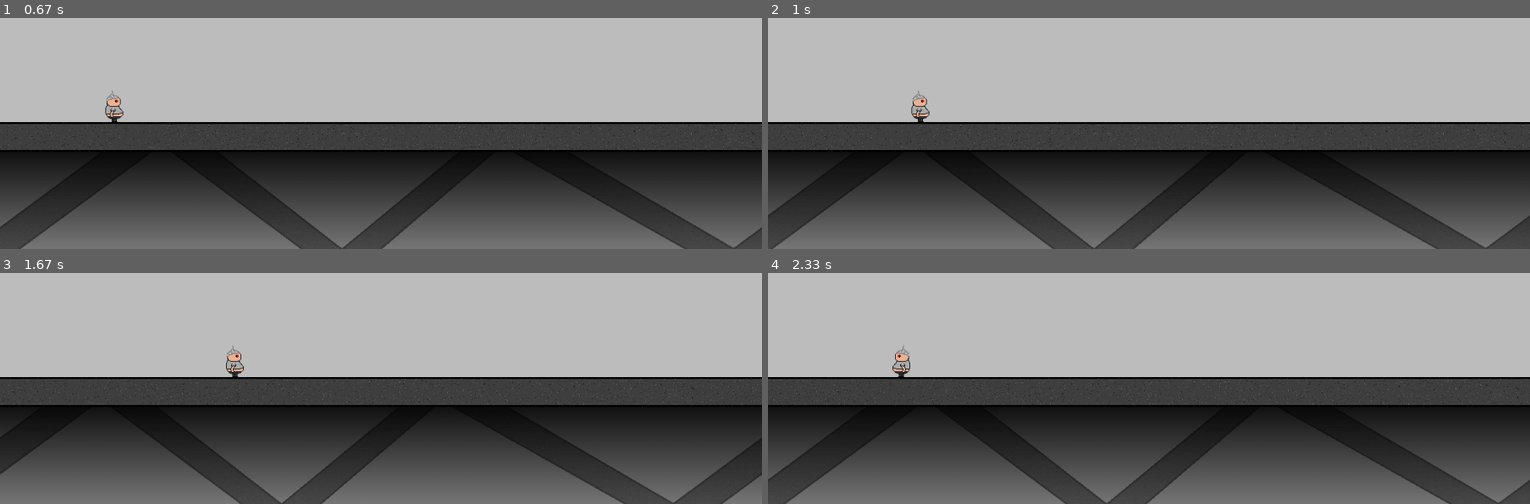
Above: before the commit, frames 1-4 (two rows, left to right).
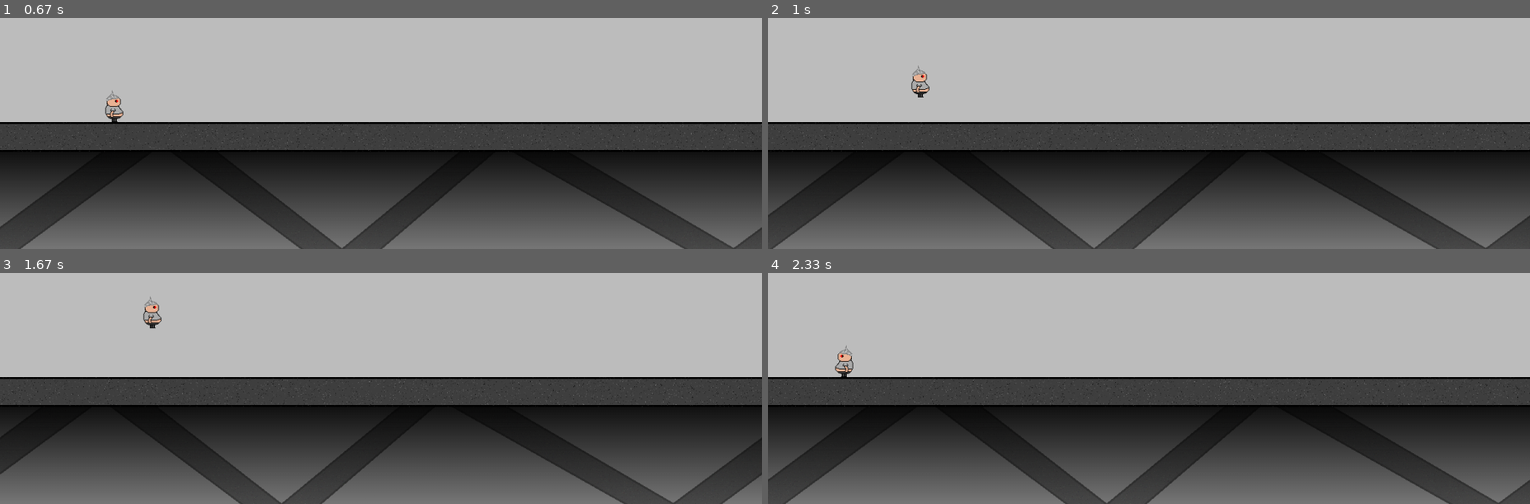
Above: after the commit, the same moments.

Repository: NikMatyukhin/true_pygame
Game: pygame game, started from src/main.py
Two runs of this game, one before a commit and one after it. Both use one fixed random seed, a clock stepped at 60 frames per second and the inputs below.
Inputs:
- Up to frame 1 (0.67 s): hold Right from 0.33 s (still down)
- Up to frame 2 (1 s): release Right at 0.8 s; hold Up from 0.83 s (still down)
- Up to frame 3 (1.67 s): release Up at 1.13 s; hold Right 1.17-1.63 s
- Up to frame 4 (2.33 s): hold Left 1.67-2.2 s; hold Left from 2.23 s (still down)

Frame 1 is identical in both runs. In frame 2, 0.3% of the frame differs, in the area x 18-22%, y 20-46%; in frame 3, 0.3%, in the area x 18-32%, y 10-46%; in frame 4, 0.3%.

Commit message:
Added jump

Diff:
--- a/src/player.py
+++ b/src/player.py
@@ -11,15 +11,40 @@
         self.screen_width = sw
         self.moving_speed = ms
         self.go_to_right = True
+        self.vertical_impulse = 0
+        self.horizontal_impulse = False
 
     def update(self):
         keys = pygame.key.get_pressed()
-        if self.rect.left > 0 and keys[pygame.K_LEFT]:
+        if self.rect.bottom == 600. and keys[pygame.K_UP]:
+            self.horizontal_impulse = False
+            if keys[pygame.K_LEFT]:
+                self.horizontal_impulse = True
+                if self.go_to_right:
+                    self.image = pygame.transform.flip(self.image, 1, 0)
+                self.go_to_right = False
+            elif keys[pygame.K_RIGHT]:
+                self.horizontal_impulse = True
+                if not self.go_to_right:
+                    self.image = pygame.transform.flip(self.image, 1, 0)
+                self.go_to_right = True
+            self.vertical_impulse = -14.
+        if self.vertical_impulse:
+            if self.rect.bottom + self.vertical_impulse > 600:
+                self.rect.y = 550.
+                self.vertical_impulse = 0
+            else:
+                if self.horizontal_impulse:
+                    self.rect.move_ip(self.moving_speed if self.go_to_right else -self.moving_speed, self.vertical_impulse)
+                else:
+                    self.rect.move_ip(0, self.vertical_impulse)
+                self.vertical_impulse += 0.98
+        elif self.rect.left > 0 and keys[pygame.K_LEFT]:
             self.rect.move_ip(-self.moving_speed, 0)
             if self.go_to_right:
                 self.image = pygame.transform.flip(self.image, 1, 0)
             self.go_to_right = False
-        if self.rect.right < self.screen_width and keys[pygame.K_RIGHT]:
+        elif self.rect.right < self.screen_width and keys[pygame.K_RIGHT]:
             self.rect.move_ip(self.moving_speed, 0)
             if not self.go_to_right:
                 self.image = pygame.transform.flip(self.image, 1, 0)
